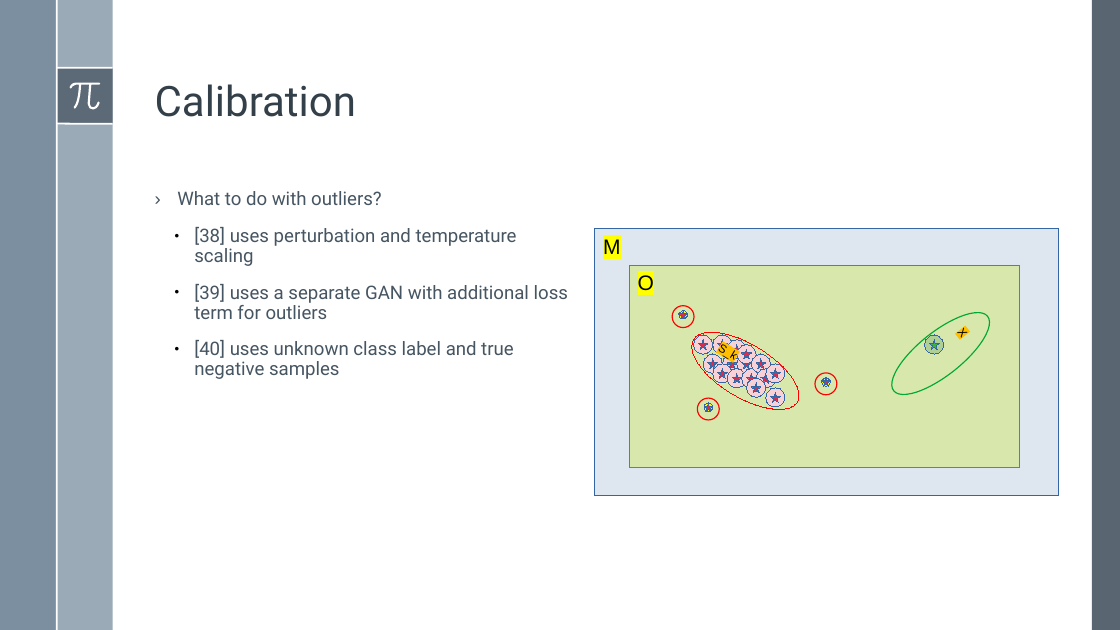
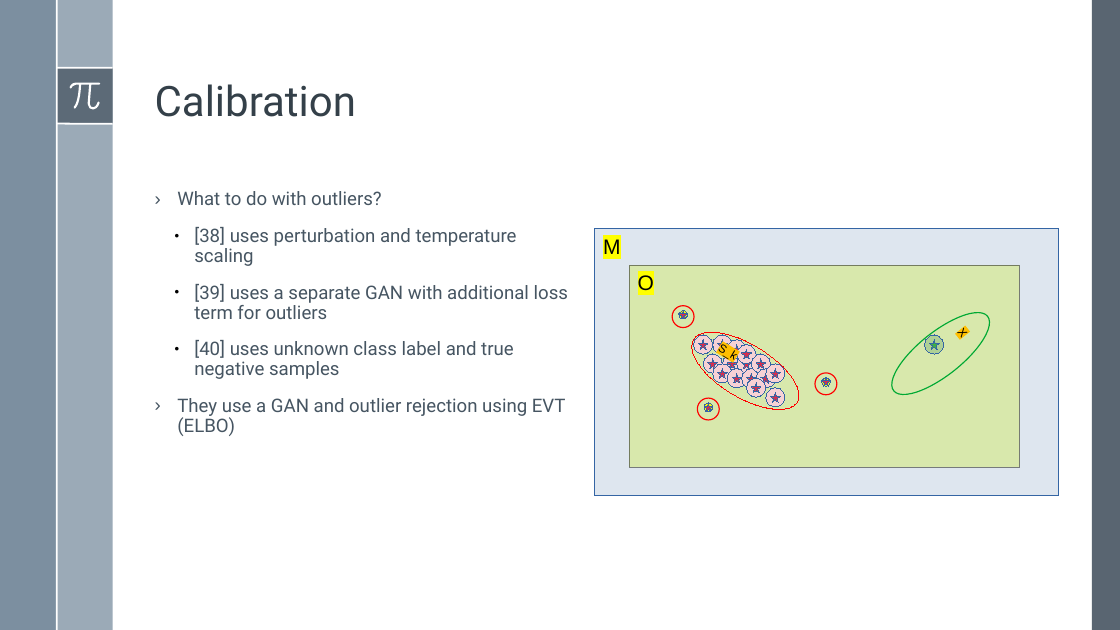
Before and after one commit to BardiaMojra/presentations, a slide deck: slide 8 of unified_probabilistic_deep_continual_learning_through_generative_replay_and_open_set_recognition/presentation.odp. Drawn at 1120x630 pixels with LibreOffice and Linux fonts; fonts in the diff are those of the drawing. Boxes give left, top, right and bottom in pixels: in the first picture for what was removed or moved away, otherwise in the second. Text is boxed around its words. In the diff, an @@ line names an element or a change of style, - is before the commit and + after.

```diff
--- a/unified_probabilistic_deep_continual_learning_through_generative_replay_and_open_set_recognition/presentation.odp
+++ b/unified_probabilistic_deep_continual_learning_through_generative_replay_and_open_set_recognition/presentation.odp
@@ text at box(177, 398, 566, 436): paragraph added @@
+› They use a GAN and outlier rejection using EVT (ELBO)
```
Also in this commit, not shown: 2 other slides changed, 3 slides added, 11 slides removed, 1 other file.
